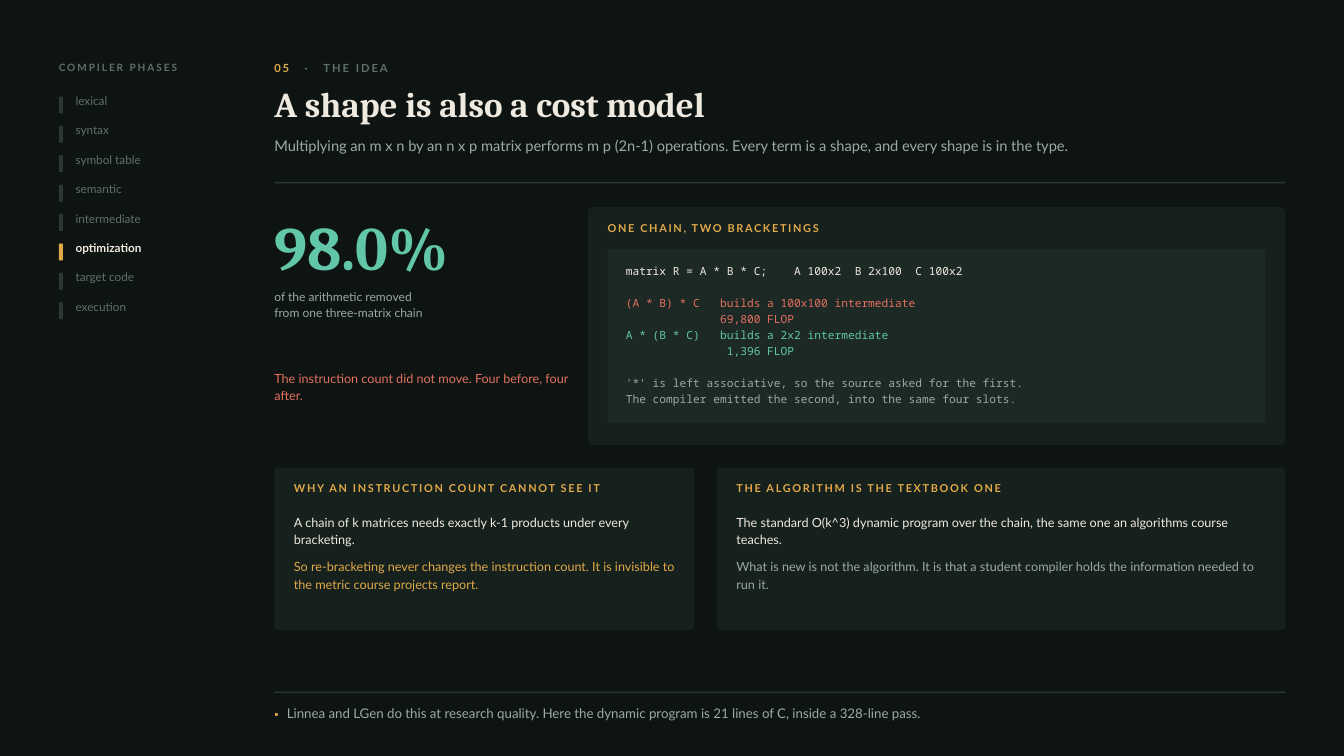
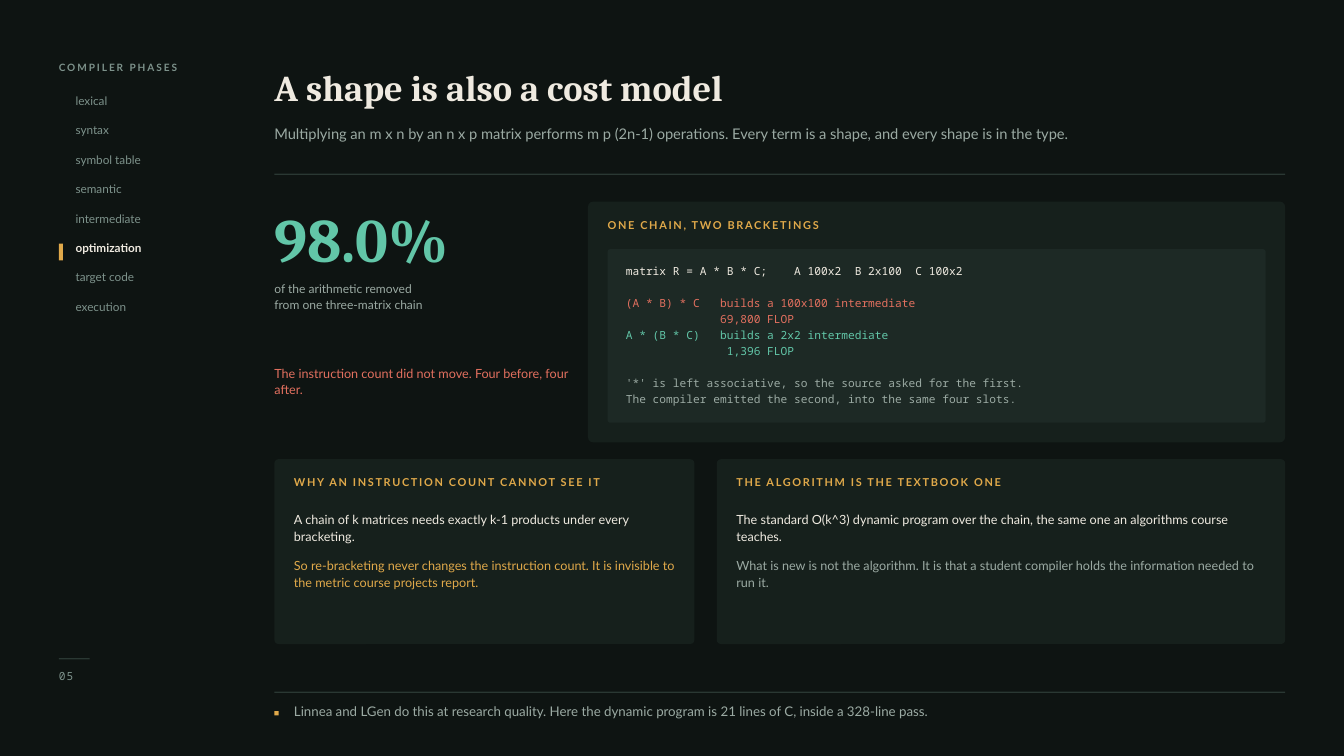
Before and after one commit to aswanth-07/matrixlang, a slide deck: slide 5 of docs/submission/MatrixLang-Deck.pptx. Drawn at 1344x756 pixels with LibreOffice and Linux fonts; fonts in the diff are those of the drawing. Boxes give left, top, right and bottom in pixels: in the first picture for what was removed or moved away, otherwise in the second. Text is boxed around its words. In the diff, an @@ line names an element or a change of style, - is before the commit and + after.

```diff
--- a/docs/submission/MatrixLang-Deck.pptx
+++ b/docs/submission/MatrixLang-Deck.pptx
@@ text "A shape is also a ...": place and size @@
-text "A shape is also a ..." at (274, 92, 704, 125)
+text "A shape is also a ..." at (274, 75, 722, 109)
@@ text "A shape is also a ..." at (274, 75, 722, 109): size 25 to 26 pt; line spacing 29pt to 30pt @@
@@ text removed at (274, 64, 388, 72) @@
-05 · THE IDEA
@@ rectangle removed at (58, 97, 63, 114) @@
@@ rectangle removed at (58, 126, 63, 143) @@
@@ rectangle removed at (58, 155, 63, 172) @@
@@ 3 texts, 1 rectangle: place and size @@
-3 texts, 1 rectangle at (274, 140, 1286, 317)
+3 texts, 1 rectangle at (274, 128, 1286, 309)
@@ rectangle removed at (58, 185, 63, 202) @@
@@ 3 texts, 1 rounded rectangle: place and size @@
-3 texts, 1 rounded rectangle at (274, 208, 1286, 492)
+3 texts, 1 rounded rectangle at (274, 202, 1286, 486)
@@ rectangle removed at (58, 214, 63, 231) @@
@@ rectangle removed at (58, 273, 63, 290) @@
@@ text colour #5E706A to #7D928B in 8 elements at (59, 63, 178, 71), (76, 96, 108, 105), (76, 126, 109, 136), (76, 155, 141, 166), (76, 184, 122, 193), (76, 214, 141, 223), (76, 272, 134, 283), (76, 302, 127, 311) @@
@@ rectangle removed at (58, 302, 63, 320) @@
@@ rounded rectangle: place and size @@
-rounded rectangle at (274, 468, 695, 630)
+rounded rectangle at (274, 460, 695, 644)
@@ rounded rectangle: place and size @@
-rounded rectangle at (717, 468, 1286, 630)
+rounded rectangle at (717, 460, 1286, 644)
@@ text at (294, 560, 675, 590): more space between paragraphs @@
@@ text at (736, 560, 1254, 587): more space between paragraphs @@
@@ rectangle added at (58, 658, 90, 659), fill #2A3833 @@
@@ text added at (59, 672, 74, 680), 8 pt, text #7D928B @@
+05
@@ rectangle added at (274, 712, 278, 716), fill #E0A94A @@
@@ text at (294, 706, 928, 719): text changed @@
-▪ Linnea and LGen do this at research quality. Here the dynamic program is 21 lines of C, inside a 328-line pass.
+Linnea and LGen do this at research quality. Here the dynamic program is 21 lines of C, inside a 328-line pass.
```
Also in this commit, not shown: 7 other slides changed, 6 other files.
